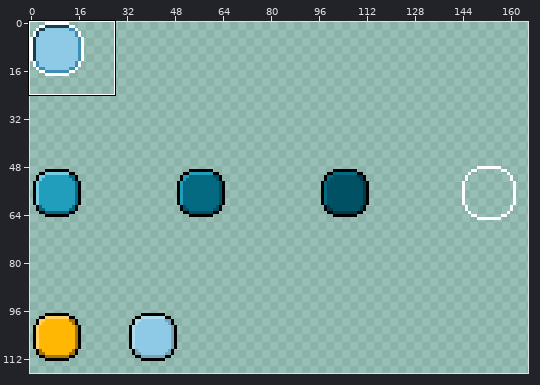
Two states of a pixel-art file, src/SnakeGame.Core/Content/UserInterface.aseprite. The first picture is a wide view before the edit; the outline marks the close-up.
Close-up. Before the edit:
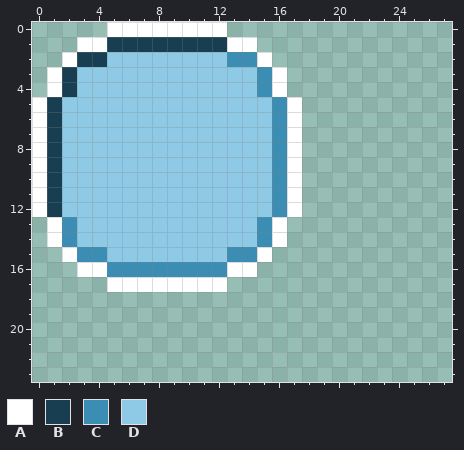
170x128 pixels, 1 frame. Shown: x 0..27, y 0..23. The wide view leaves out empty margins.
Palette (. is transparent): A #ffffff  B #173f51  C #3b8db3  D #8ecae6
Pixels before, first column x 0:
 0 .....AAAAAAAA.....
 1 ...AABBBBBBBBAA...
 2 ..ABBDDDDDDDDCCA..
 3 .ABDDDDDDDDDDDDCA.
 4 .ABDDDDDDDDDDDDCA.
 5 ABDDDDDDDDDDDDDDCA
 6 ABDDDDDDDDDDDDDDCA
 7 ABDDDDDDDDDDDDDDCA
 8 ABDDDDDDDDDDDDDDCA
 9 ABDDDDDDDDDDDDDDCA
10 ABDDDDDDDDDDDDDDCA
11 ABDDDDDDDDDDDDDDCA
12 ABDDDDDDDDDDDDDDCA
13 .ACDDDDDDDDDDDDCA.
14 .ACDDDDDDDDDDDDCA.
15 ..ACCDDDDDDDDCCA..
16 ...AACCCCCCCCAA...
17 .....AAAAAAAA.....
And afterwards:
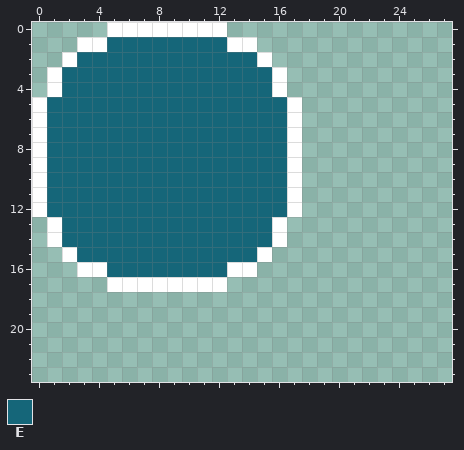
Colours new in this view: E #156679
Author's note on the commit: Updated dialog background color for better readability
Changes in this commit:
Changed rows in their new state; - is an unchanged pixel.
first column x 1:
 1 ----EEEEEEEE----
 2 --EEEEEEEEEEEE--
 3 -EEEEEEEEEEEEEE-
 4 -EEEEEEEEEEEEEE-
 5 EEEEEEEEEEEEEEEE
 6 EEEEEEEEEEEEEEEE
 7 EEEEEEEEEEEEEEEE
 8 EEEEEEEEEEEEEEEE
 9 EEEEEEEEEEEEEEEE
10 EEEEEEEEEEEEEEEE
11 EEEEEEEEEEEEEEEE
12 EEEEEEEEEEEEEEEE
13 -EEEEEEEEEEEEEE-
14 -EEEEEEEEEEEEEE-
15 --EEEEEEEEEEEE--
16 ----EEEEEEEE----
Pixel boxes of the changes (left, top, right, bottom) in both close-ups:
changed: (47, 37, 287, 277)
